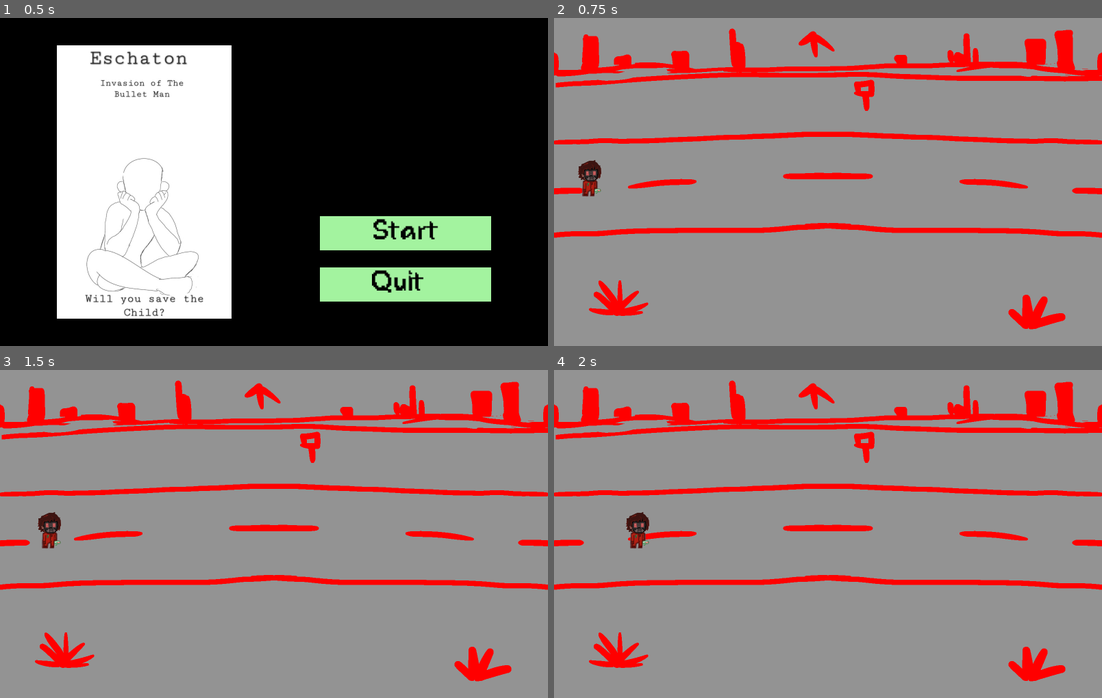
Above: before the commit, frames 1-4 (two rows, left to right).
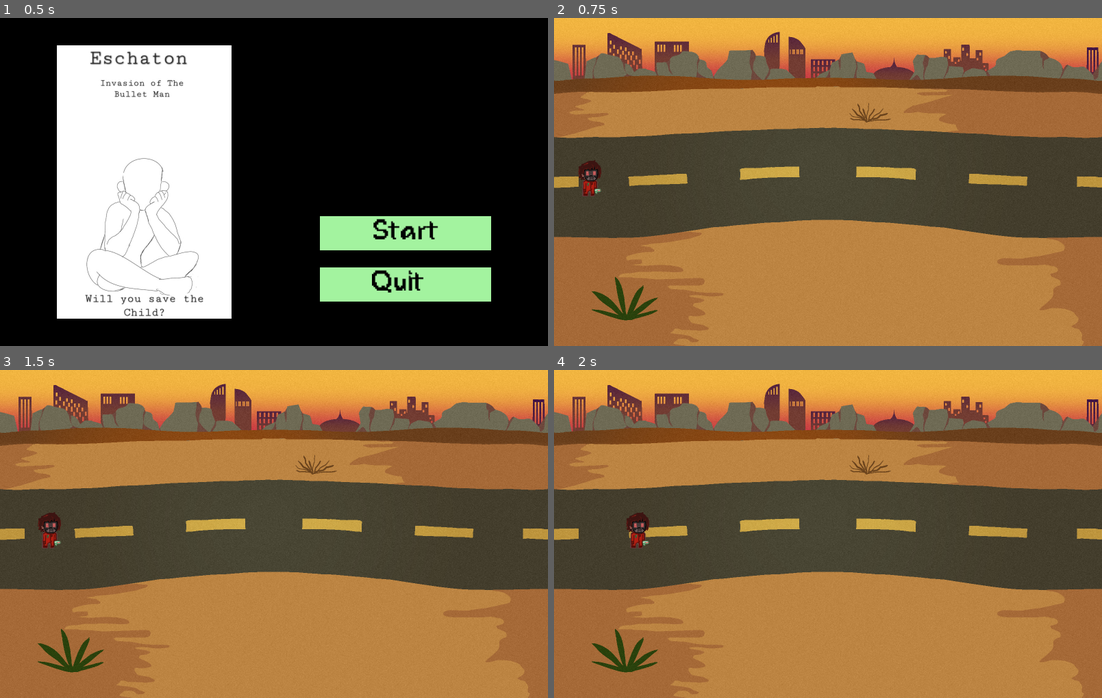
Above: after the commit, the same moments.

Repository: CrashingFootfalls/Game-Jam-16---Code-Sprouts
Game: Godot game, scene res://menu.tscn
The game is run twice, just before and just after one commit, with the same random seed, the same clock (stepped at 60 frames per second) and the same inputs.
Inputs:
- Up to frame 1 (0.5 s): no input
- Up to frame 2 (0.75 s): click "Start" at 0.5 s
- Up to frame 3 (1.5 s): tap Enter at 1.25 s; hold D (Right) from 1.28 s (still down)
- Up to frame 4 (2 s): keep holding D (Right)

Frame 1 is identical in both runs. In frame 2, 100% of the frame differs, in the area x 0-100%, y 0-100%; in frame 3, 100%; in frame 4, 100%.

Commit message:
background
bg added

Diff:
--- a/root.tscn
+++ b/root.tscn
@@ -1,8 +1,11 @@
-[gd_scene load_steps=5 format=3 uid="uid://d3634qc4hrnx4"]
+[gd_scene load_steps=6 format=3 uid="uid://d3634qc4hrnx4"]
 
 [ext_resource type="Script" path="res://player.gd" id="1_5uh41"]
+[ext_resource type="Texture2D" uid="uid://dt2qoaxtjbw58" path="res://Assets/wasteland_V2.png" id="1_claw8"]
 [ext_resource type="Texture2D" uid="uid://oldq7mra63wv" path="res://Assets/player.png" id="1_n8d7v"]
-[ext_resource type="Texture2D" uid="uid://cixo6kgdhc67a" path="res://Assets/background.png" id="1_ru0em"]
+
+[sub_resource type="RectangleShape2D" id="RectangleShape2D_e8y1y"]
+size = Vector2(6410, 20)
 
 [sub_resource type="CapsuleShape2D" id="CapsuleShape2D_my12x"]
 
@@ -12,19 +15,23 @@
 
 [node name="Sprite2D" type="Sprite2D" parent="Background"]
 position = Vector2(800, 480)
-texture = ExtResource("1_ru0em")
+texture = ExtResource("1_claw8")
 
 [node name="Sprite2D2" type="Sprite2D" parent="Background"]
 position = Vector2(2400, 480)
-texture = ExtResource("1_ru0em")
+texture = ExtResource("1_claw8")
 
 [node name="Sprite2D3" type="Sprite2D" parent="Background"]
 position = Vector2(4000, 480)
-texture = ExtResource("1_ru0em")
+texture = ExtResource("1_claw8")
 
 [node name="Sprite2D4" type="Sprite2D" parent="Background"]
 position = Vector2(5600, 480)
-texture = ExtResource("1_ru0em")
+texture = ExtResource("1_claw8")
+
+[node name="CollisionShape2D" type="CollisionShape2D" parent="Background"]
+position = Vector2(3195, 153)
+shape = SubResource("RectangleShape2D_e8y1y")
 
 [node name="Player" type="CharacterBody2D" parent="."]
 position = Vector2(-114, 244)
Binary file added: Assets/wasteland_V2.png
Not shown, added: Assets/wasteland_V2.png.import
